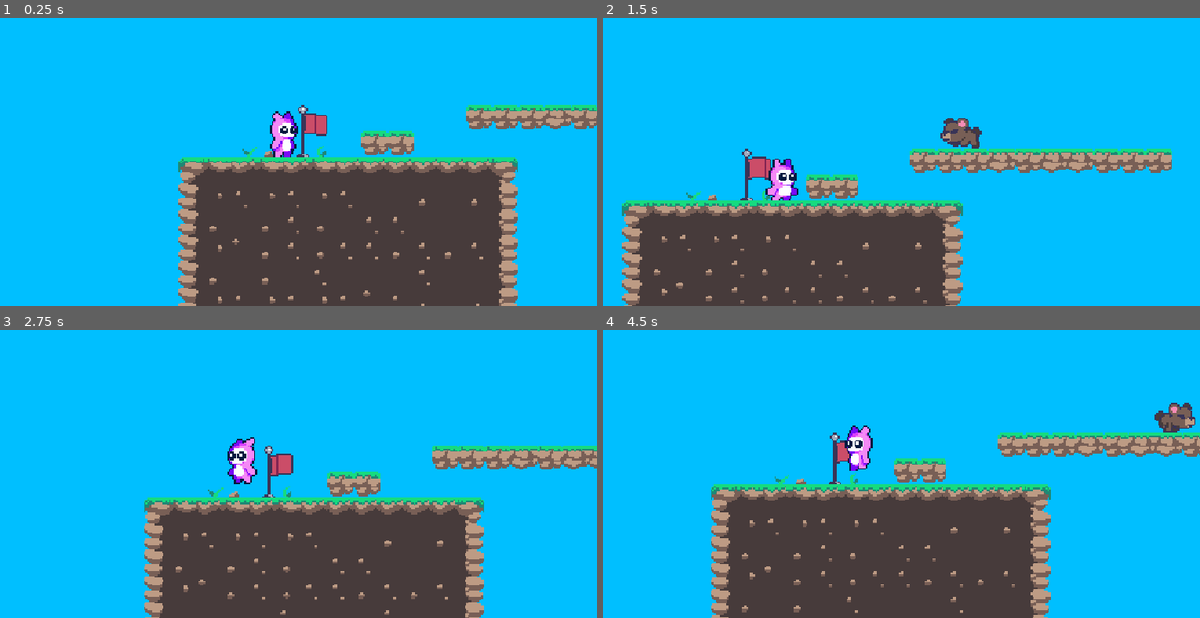
Above: before the commit, frames 1-4 (two rows, left to right).
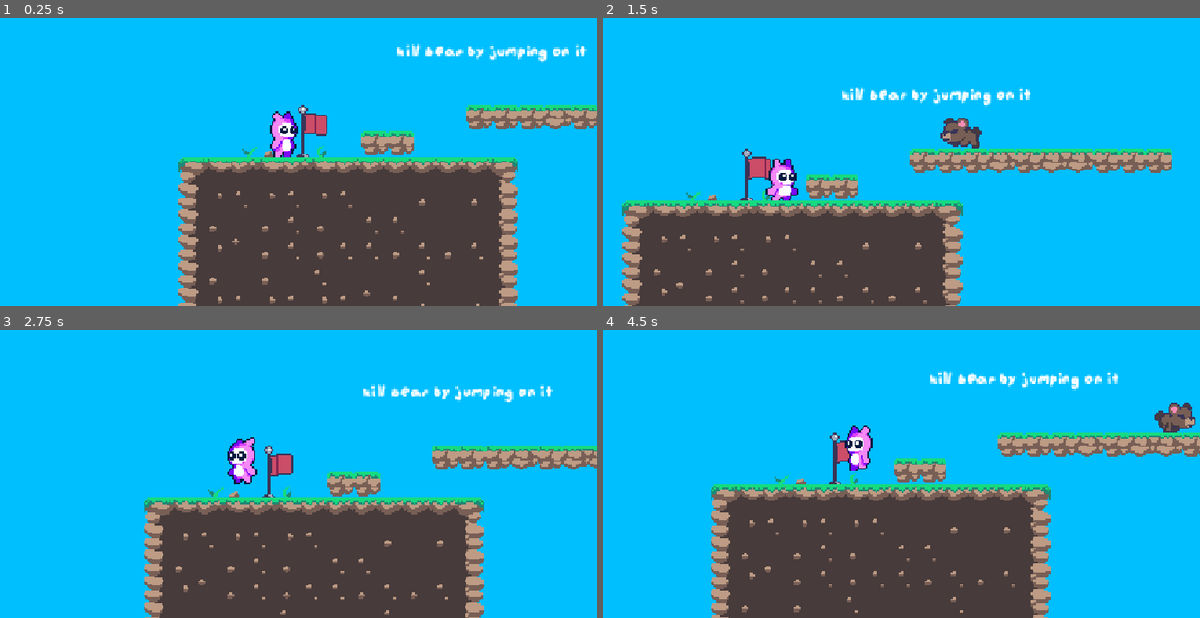
Above: after the commit, the same moments.

Repository: kocio07/Brackeys-game-jam
Game: Godot game, scene res://sceny/main.tscn
Two runs of this game, one before a commit and one after it. Both use one fixed random seed, a clock stepped at 60 frames per second and the inputs below. This scene is started directly instead of the project's main scene.
Inputs:
- Up to frame 1 (0.25 s): no input
- Up to frame 2 (1.5 s): hold D (right) from 0.53 s (still down); tap X (start) at 0.6 s; tap Space (jump) at 0.77, 0.8, 1.07, 1.35 s
- Up to frame 3 (2.75 s): tap Space (jump) at 1.52, 1.82, 2.3 s; tap X (start) at 1.55, 2.1 s; release D (right) at 2.03 s; hold A (left) from 2.03 s (still down)
- Up to frame 4 (4.5 s): release A (left) at 2.78 s; hold D (right) 2.78-4.28 s; tap X (start) at 2.85, 4.35 s; tap Space (jump) at 3.02, 3.32, 3.6, 3.77, 4.07 s; hold A (left) from 4.28 s (still down)

The runs differ from the first frame. In frame 1, 0.7% of the frame differs, in the area x 66-99%, y 8-16%; in frame 2, 0.7%; in frame 3, 0.7%; in frame 4, 0.8%, in the area x 54-87%, y 14-22%.

Commit message:
Added death animation to enemie

Diff:
--- a/nowy-projekt-gry/sceny/main.tscn
+++ b/nowy-projekt-gry/sceny/main.tscn
@@ -11,6 +11,7 @@
 [ext_resource type="PackedScene" uid="uid://b35y6nixbafqb" path="res://sceny/checkpoint.tscn" id="9_7e6us"]
 [ext_resource type="PackedScene" uid="uid://deanx3wosse4c" path="res://sceny/wrog_1.tscn" id="10_7e6us"]
 [ext_resource type="AudioStream" uid="uid://by266lnf1mxt0" path="res://assets/music/time_for_adventure.mp3" id="11_5atrl"]
+[ext_resource type="FontFile" uid="uid://bcrp3l0uldjoy" path="res://assets/augiepixel.ttf" id="12_lhsd8"]
 
 [sub_resource type="TileSetAtlasSource" id="TileSetAtlasSource_ghpb7"]
 texture = ExtResource("1_fdwem")
@@ -399,6 +400,9 @@
 sources/4 = SubResource("TileSetAtlasSource_avd7h")
 sources/5 = SubResource("TileSetAtlasSource_aclmx")
 
+[sub_resource type="LabelSettings" id="LabelSettings_5atrl"]
+font = ExtResource("12_lhsd8")
+
 [node name="Main" type="Node2D" unique_id=152126973]
 
 [node name="MainMap" type="TileMapLayer" parent="." unique_id=80669827]
@@ -450,7 +454,10 @@
 parameters/looping = true
 
 [node name="Label3" type="Label" parent="." unique_id=1548502329]
-offset_left = 117.0
-offset_top = -103.0
-offset_right = 157.0
-offset_bottom = -80.0
+offset_left = 70.0
+offset_top = -86.0
+offset_right = 232.0
+offset_bottom = -63.0
+scale = Vector2(0.7200012, 0.7200012)
+text = "Kill bear by jumping on it"
+label_settings = SubResource("LabelSettings_5atrl")
--- a/nowy-projekt-gry/skrypty/wrog_1.gd
+++ b/nowy-projekt-gry/skrypty/wrog_1.gd
@@ -15,6 +15,11 @@
 		scale.x = -abs(scale.x)
 
 func _physics_process(delta: float) -> void:
+	if is_dead:
+		velocity.y += gravity * delta
+		move_and_slide()
+		return
+
 	if not is_on_floor():
 		velocity.y += gravity * delta
 	else:
@@ -48,4 +53,16 @@
 	if body.is_in_group("gracz"):
 		if body.has_method("bounce"):
 			body.bounce()
-		queue_free()
+		defeat()
+
+var is_dead: bool = false
+
+func defeat() -> void:
+	if is_dead:
+		return
+	is_dead = true
+
+	$CollisionShape2D.set_deferred("disabled", true)
+	scale.y = -scale.y
+	velocity.y = -200.0
+	get_tree().create_timer(2.0).timeout.connect(queue_free)
